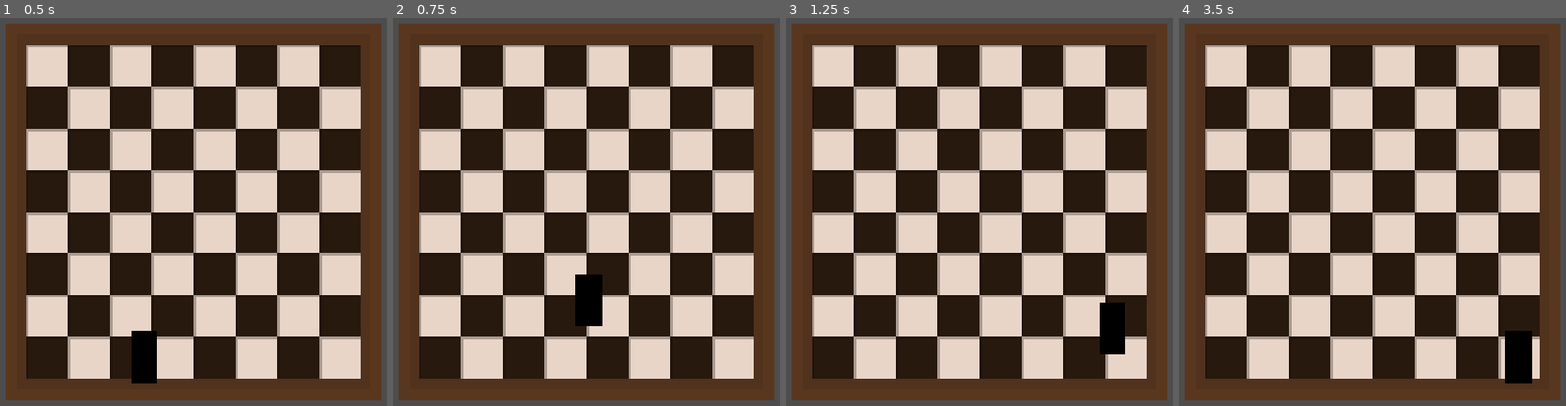
Above: before the commit, frames 1-4 (left to right).
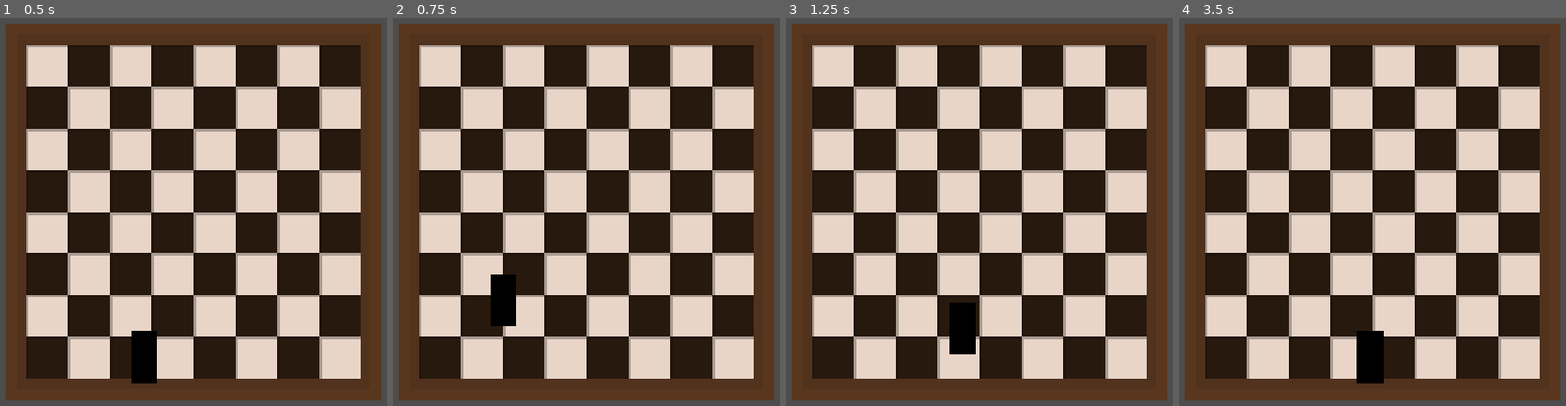
Above: after the commit, the same moments.

Repository: rs-code-hk/chess_gone_rogue
Game: Godot game, scene res://Scenes/game.tscn
Two runs of this game, one before a commit and one after it. Both use one fixed random seed, a clock stepped at 60 frames per second and the inputs below.
Inputs:
- Up to frame 1 (0.5 s): no input
- Up to frame 2 (0.75 s): tap Enter (ui_accept) at 0.5 s; hold Right (ui_right) from 0.53 s (still down); tap A (a, bound only after the commit) at 0.6 s
- Up to frame 3 (1.25 s): keep holding Right (ui_right); tap Enter (ui_accept) at 0.77 s; tap D (d, bound only after the commit) at 0.8 s
- Up to frame 4 (3.5 s): tap D (d, bound only after the commit) at 1.35 s; tap Enter (ui_accept) at 1.52, 3.02 s; tap S (s, bound only after the commit) at 1.55, 2.1 s; release Right (ui_right) at 2.03 s; hold Left (ui_left) 2.03-2.78 s; tap W (w, bound only after the commit) at 2.3, 2.85 s; hold Right (ui_right) from 2.78 s (still down); tap A (a, bound only after the commit) at 3.05 s

Frame 1 is identical in both runs. In frame 2, 1.8% of the frame differs, in the area x 25-55%, y 66-80%; in frame 3, 1.8%; in frame 4, 1.9%, in the area x 45-92%, y 80-95%.

Commit message:
Changed Controls
Changed from arrow keys to WASD

Diff:
--- a/chess-gone-rogue/Scenes/player_movement.gd
+++ b/chess-gone-rogue/Scenes/player_movement.gd
@@ -21,7 +21,7 @@
 var dashDelay = 0
 
 func getInputs() -> Vector2:
-	return Vector2(Input.get_axis("ui_left", "ui_right"), Input.get_axis("ui_up", "ui_down"))
+	return Vector2(Input.get_axis("a", "d"), Input.get_axis("w", "s"))
 
 func _physics_process(delta: float) -> void:
 	# Get movement
--- a/chess-gone-rogue/project.godot
+++ b/chess-gone-rogue/project.godot
@@ -27,6 +27,26 @@
 "events": [Object(InputEventKey,"resource_local_to_scene":false,"resource_name":"","device":16,"window_id":0,"alt_press …(195 unchanged characters)…
 ]
 }
+w={
+"deadzone": 0.2,
+"events": [Object(InputEventKey,"resource_local_to_scene":false,"resource_name":"","device":-1,"window_id":0,"alt_pressed":false,"shift_pressed":false,"ctrl_pressed":false,"meta_pressed":false,"pressed":false,"keycode":0,"physical_keycode":87,"key_label":0,"unicode":119,"location":0,"echo":false,"script":null)
+]
+}
+a={
+"deadzone": 0.2,
+"events": [Object(InputEventKey,"resource_local_to_scene":false,"resource_name":"","device":-1,"window_id":0,"alt_pressed":false,"shift_pressed":false,"ctrl_pressed":false,"meta_pressed":false,"pressed":false,"keycode":0,"physical_keycode":65,"key_label":0,"unicode":97,"location":0,"echo":false,"script":null)
+]
+}
+s={
+"deadzone": 0.2,
+"events": [Object(InputEventKey,"resource_local_to_scene":false,"resource_name":"","device":-1,"window_id":0,"alt_pressed":false,"shift_pressed":false,"ctrl_pressed":false,"meta_pressed":false,"pressed":false,"keycode":0,"physical_keycode":83,"key_label":0,"unicode":115,"location":0,"echo":false,"script":null)
+]
+}
+d={
+"deadzone": 0.2,
+"events": [Object(InputEventKey,"resource_local_to_scene":false,"resource_name":"","device":-1,"window_id":0,"alt_pressed":false,"shift_pressed":false,"ctrl_pressed":false,"meta_pressed":false,"pressed":false,"keycode":0,"physical_keycode":68,"key_label":0,"unicode":100,"location":0,"echo":false,"script":null)
+]
+}
 
 [physics]
 
